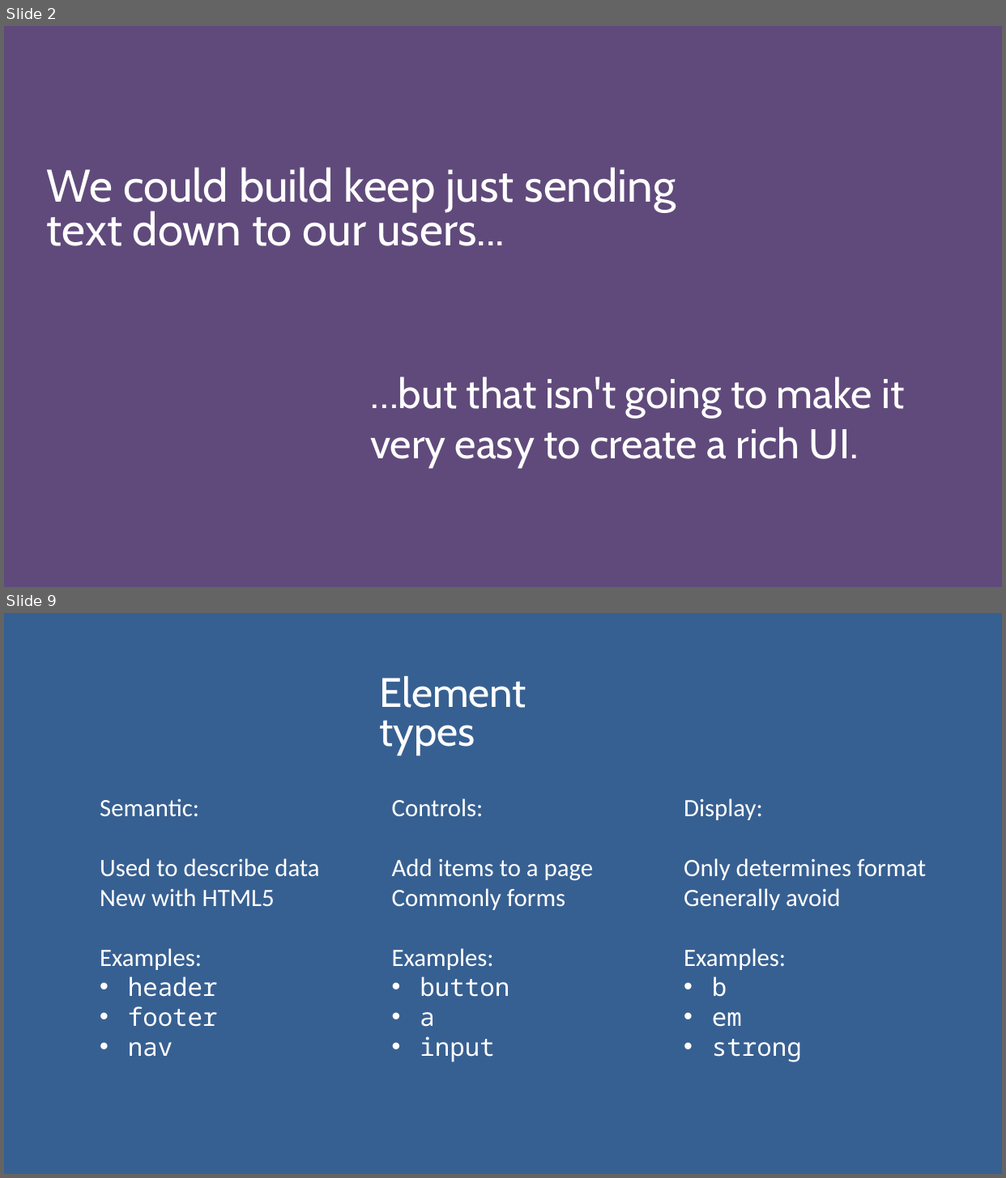
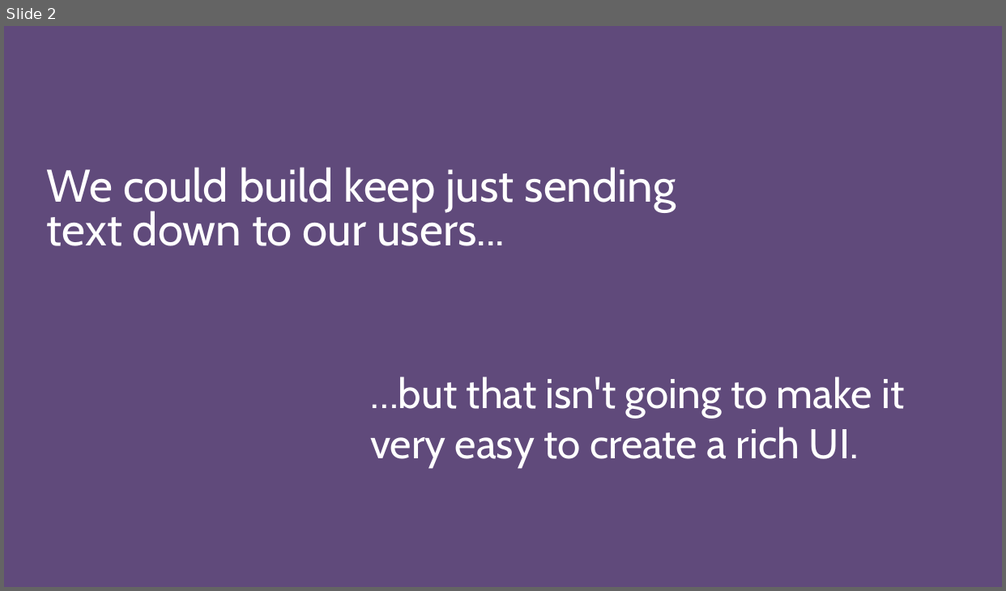
Before and after one commit to GeekTrainer/Flask, a slide deck: Slides/Module 3 - Creating an interface.pptx. Shown one above the other, each under a label of ours: slides 2 and 9 before the commit, slide 2 after it; the slides between them are not shown. The pictures are 1006x1178 and 1006x591 pixels, drawn with LibreOffice and Linux fonts; fonts in the diff are those of the drawing. Boxes give left, top, right and bottom in pixels: in the first picture for what was removed or moved away, otherwise in the second. Text is boxed around its words. In the diff, an @@ line names an element or a change of style, - is before the commit and + after.

```diff
--- a/Slides/Module 3 - Creating an interface.pptx
+++ b/Slides/Module 3 - Creating an interface.pptx
@@ slide 9 removed at box(4, 613, 1002, 1174), background #376092 @@
@@ title removed at box(379, 676, 526, 756) @@
-Element types
@@ text removed at box(100, 798, 319, 1057) @@
-Semantic:
-Used to describe data
-New with HTML5
-Examples:
-• header
-• footer
-• nav
@@ text removed at box(392, 798, 593, 1063) @@
-Controls:
-Add items to a page
-Commonly forms
-Examples:
-• button
-• a
-• input
@@ text removed at box(684, 798, 926, 1063) @@
-Display:
-Only determines format
-Generally avoid
-Examples:
-• b
-• em
-• strong
```
Also in this commit, not shown: 1 slide changed, 4 slides added, 9 other slides removed, 1 other file.
